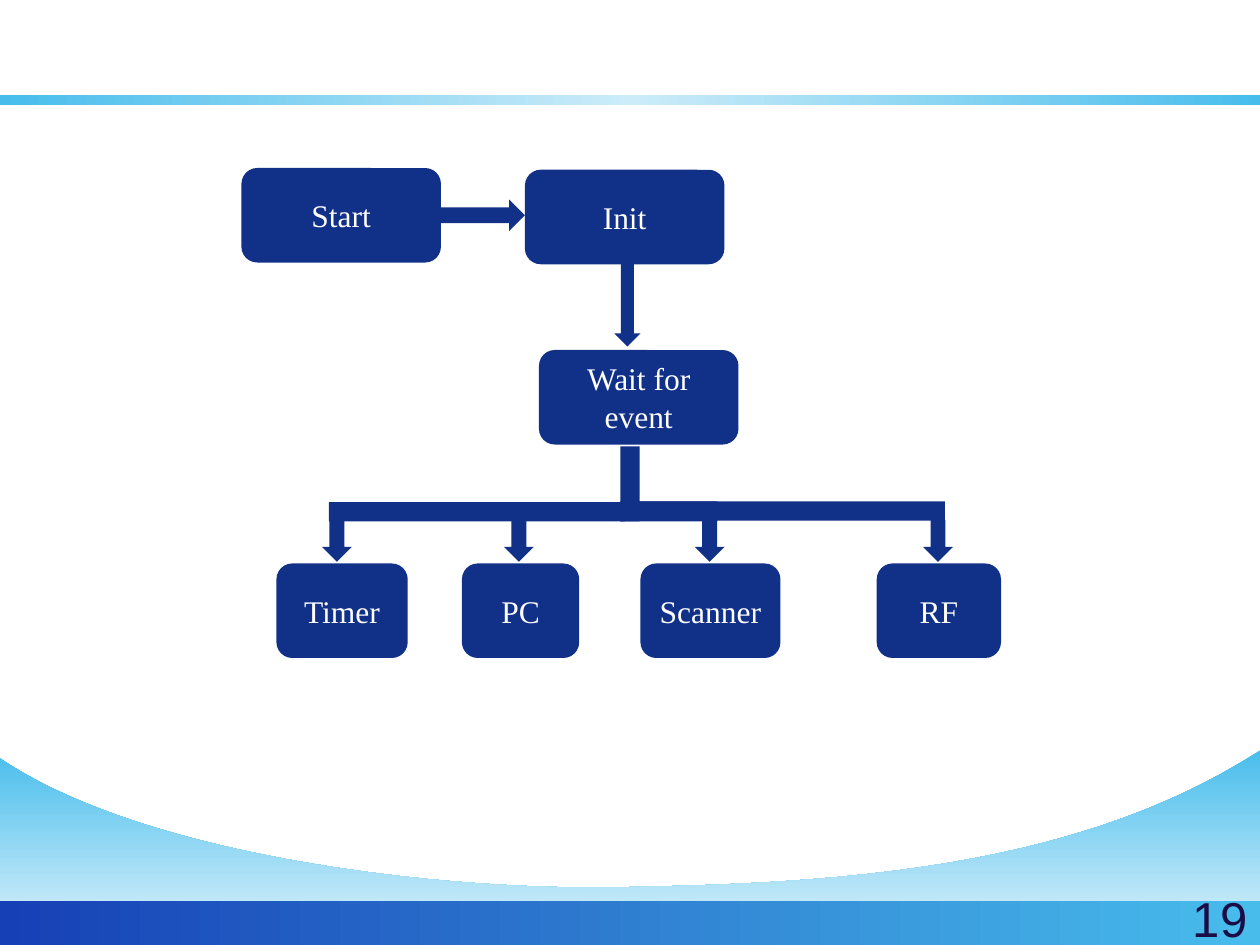
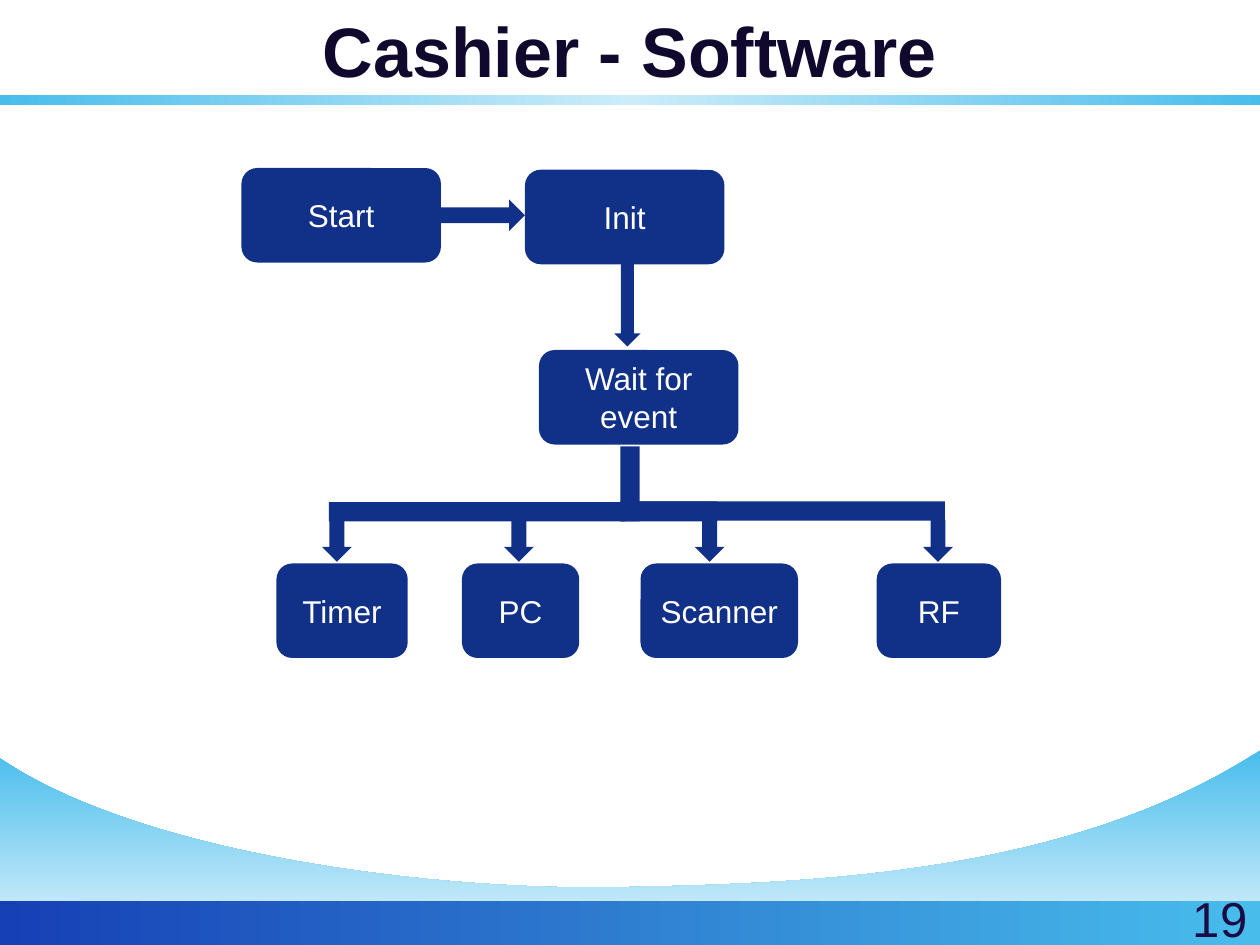
Before and after one commit to golf2109/zigbee-in-supermaket, a slide deck: slide 19 of docs/Report/Queue-Busting.pptx. Drawn at 1260x945 pixels with LibreOffice and Linux fonts; fonts in the diff are those of the drawing; background and template pictures are left out. Boxes give left, top, right and bottom in pixels: in the first picture for what was removed or moved away, otherwise in the second. Text is boxed around its words. In the diff, an @@ line names an element or a change of style, - is before the commit and + after.

Commit message:
Modified colors

```diff
--- a/docs/Report/Queue-Busting.pptx
+++ b/docs/Report/Queue-Busting.pptx
@@ title "Cashier - Software" at (323, 26, 937, 78): text colour #FFFFFF to #12082E @@
@@ font Times New Roman to Arial in 7 elements at (525, 170, 724, 265), (539, 350, 738, 445), (242, 168, 441, 262), (877, 563, 1002, 658), (462, 563, 580, 658), (276, 563, 407, 658), (640, 563, 798, 658) @@
@@ rounded rectangle "Scanner": place and size @@
-rounded rectangle "Scanner" at (640, 563, 780, 658)
+rounded rectangle "Scanner" at (640, 563, 798, 658)
```
Also in this commit, not shown: 36 other slides changed, 2 slides removed.
